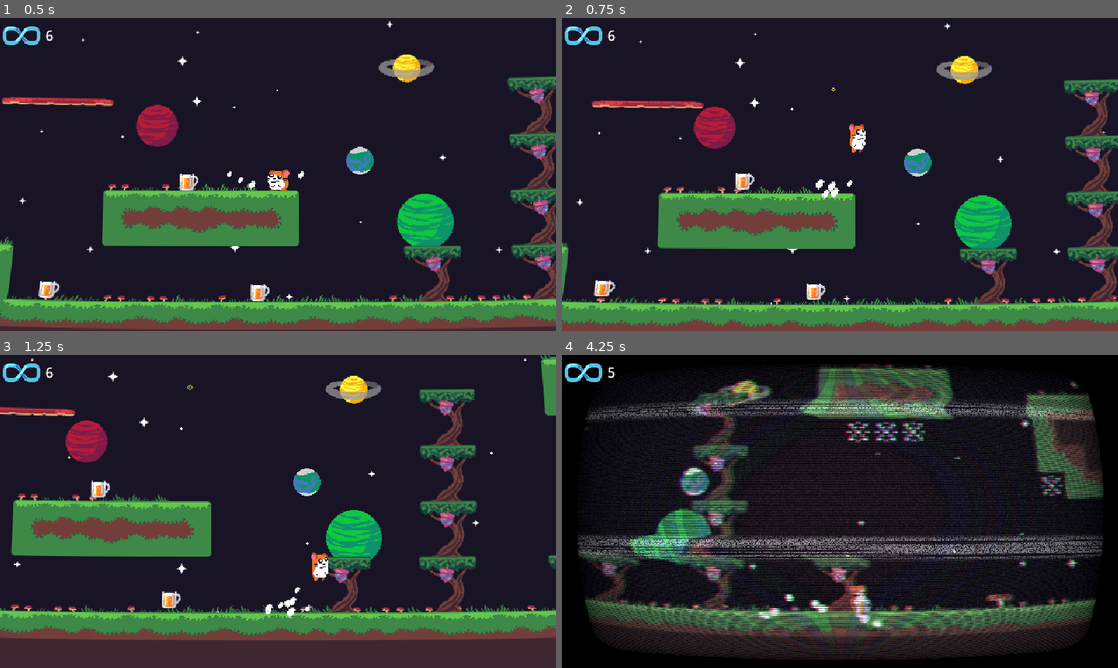
Above: before the commit, frames 1-4 (two rows, left to right).
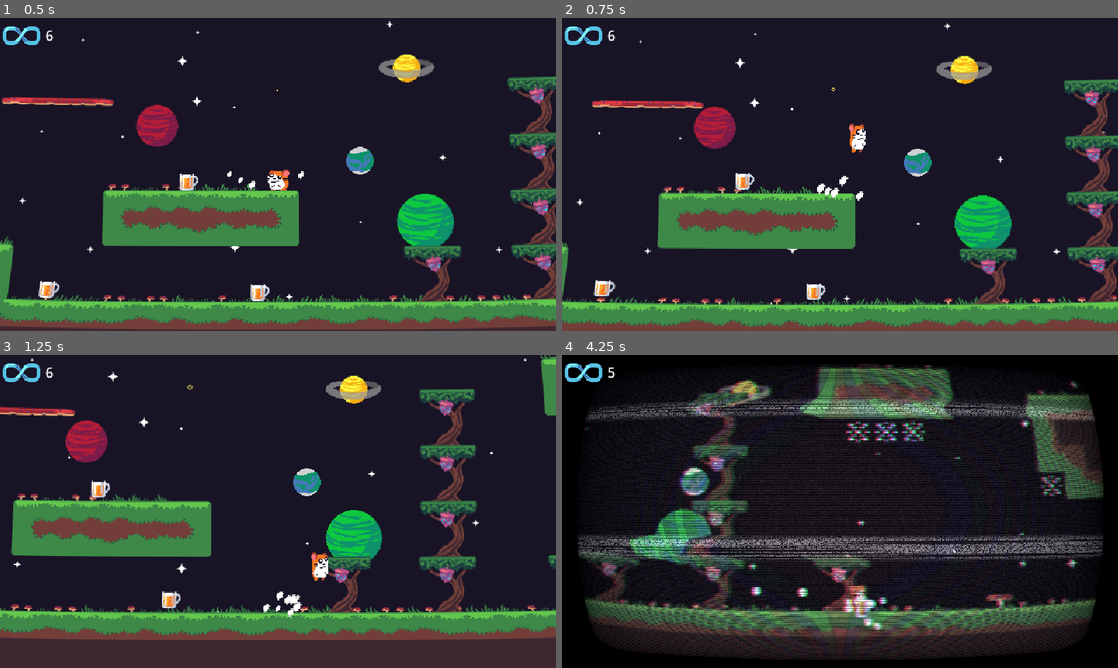
Above: after the commit, the same moments.

Repository: Codex112008/GMTK-2025-Game-Jam
Game: Godot game, scene res://Scenes/Game.tscn
The game is run twice, just before and just after one commit, with the same random seed, the same clock (stepped at 60 frames per second) and the same inputs.
Inputs:
- Up to frame 1 (0.5 s): no input
- Up to frame 2 (0.75 s): hold D (right) from 0.53 s (still down); tap Space (jump) at 0.6 s
- Up to frame 3 (1.25 s): keep holding D (right); tap Space (jump) at 0.77, 1.07 s
- Up to frame 4 (4.25 s): tap Space (jump) at 1.35, 1.52, 1.82, 2.1, 2.85, 3.02, 3.32, 3.6, 3.77, 4.07 s; release D (right) at 2.03 s; hold A (left) 2.03-2.78 s; hold D (right) from 2.78 s (still down)

Frame 1 is identical in both runs. In frame 2, 0.2% of the frame differs, in the area x 45-55%, y 50-59%; in frame 3, 0.2%; in frame 4, 0.7%, in the area x 33-59%, y 74-89%.

Commit message:
player sounds

Diff:
--- a/Scenes/Player.tscn
+++ b/Scenes/Player.tscn
@@ -30,6 +30,13 @@
 [ext_resource type="Texture2D" uid="uid://bwykemji501wp" path="res://Sprites/Player/Walk/hamster_walk5.png" id="19_i2e8t"]
 [ext_resource type="Texture2D" uid="uid://bjrltanv0vut6" path="res://Sprites/Player/hamster_cheeks.png" id="19_m0x7a"]
 [ext_resource type="Texture2D" uid="uid://dlg6nqg80rju3" path="res://Sprites/Particles/dustparticles.png" id="23_i2e8t"]
+[ext_resource type="PackedScene" uid="uid://csdut8ytbu0c5" path="res://Scenes/SoundPlayer.tscn" id="31_wosd6"]
+[ext_resource type="AudioStream" uid="uid://cyh5tybdh6kci" path="res://Audio/Player/sfx_step_grass_l.wav" id="32_avx33"]
+[ext_resource type="AudioStream" uid="uid://cbpbg8i5l3oml" path="res://Audio/Player/03_Step_grass_03.wav" id="33_rxg2u"]
+[ext_resource type="AudioStream" uid="uid://cc54x1ws3y0cl" path="res://Audio/Player/45_Landing_01.wav" id="34_xixlo"]
+[ext_resource type="AudioStream" uid="uid://eunun76qccys" path="res://Audio/Player/61_Hit_03.wav" id="35_bfbt0"]
+[ext_resource type="AudioStream" uid="uid://p2t76rfgfwgm" path="res://Audio/Player/30_Jump_03.wav" id="36_hkrn1"]
+[ext_resource type="AudioStream" uid="uid://dqpukigwr1u6s" path="res://Audio/Player/56_Attack_03.wav" id="37_wpo1r"]
 
 [sub_resource type="Resource" id="Resource_52ee3"]
 script = ExtResource("5_nn08x")
@@ -219,7 +226,7 @@
 _data = [Vector2(0, 0.787398), 0.0, 1.97426, 0, 0, Vector2(0.144068, 1.44348), 0.0, 0.0, 0, 0, Vector2(1, 0), 0.0, 0.0, 0, 0]
 point_count = 3
 
-[node name="Player" type="CharacterBody2D" node_paths=Packed …(251 unchanged characters)… icles", "run_particles", "hit_particles")]
+[node name="Player" type="CharacterBody2D" node_paths=Packed …(251 unchanged characters)… icles", "run_particles", "hit_particles", "footsteps_sound", "landing_sound", "hurt_sound", "jump_sound")]
 collision_layer = 2
 script = ExtResource("1_kyqiw")
 speed = 260.0
@@ -244,6 +251,10 @@
 land_particles = NodePath("Particles/LandParticles")
 run_particles = NodePath("Particles/RunParticles")
 hit_particles = NodePath("Particles/HitParticles")
+footsteps_sound = NodePath("Sounds/FootstepSound")
+landing_sound = NodePath("Sounds/LandingSound")
+hurt_sound = NodePath("Sounds/HurtSound")
+jump_sound = NodePath("Sounds/JumpSound")
 
 [node name="Rewinder" type="Node" parent="."]
 script = ExtResource("4_5ixxa")
@@ -392,4 +403,23 @@
 anim_speed_min = 1.0
 anim_speed_max = 1.0
 
+[node name="Sounds" type="Node2D" parent="."]
+
+[node name="FootstepSound" parent="Sounds" instance=ExtResource("31_wosd6")]
+volume_db = -5.0
+sounds = [ExtResource("32_avx33"), ExtResource("33_rxg2u")]
+sound_wait = 0.3
+
+[node name="LandingSound" parent="Sounds" instance=ExtResource("31_wosd6")]
+volume_db = 2.0
+sounds = [ExtResource("34_xixlo")]
+
+[node name="HurtSound" parent="Sounds" instance=ExtResource("31_wosd6")]
+volume_db = 10.0
+sounds = [ExtResource("35_bfbt0")]
+
+[node name="JumpSound" parent="Sounds" instance=ExtResource("31_wosd6")]
+volume_db = 1.5
+sounds = [ExtResource("36_hkrn1"), ExtResource("37_wpo1r")]
+
 [connection signal="timeout" from="Timers/PreRewindTimer" to="." method="_on_pre_rewind_timeout"]
--- /dev/null
+++ b/Scenes/SoundPlayer.tscn
@@ -0,0 +1,11 @@
+[gd_scene load_steps=2 format=3 uid="uid://csdut8ytbu0c5"]
+
+[ext_resource type="Script" uid="uid://c541fyijs6fkk" path="res://Scripts/SoundPlayer.gd" id="1_kfq4j"]
+
+[node name="SoundPlayer" type="AudioStreamPlayer2D" node_paths=PackedStringArray("wait_play_timer")]
+script = ExtResource("1_kfq4j")
+wait_play_timer = NodePath("WaitPlayTimer")
+
+[node name="WaitPlayTimer" type="Timer" parent="."]
+wait_time = 0.05
+one_shot = true
--- a/Scripts/PlayerController.gd
+++ b/Scripts/PlayerController.gd
@@ -49,6 +49,12 @@
 @export var run_particles : CPUParticles2D
 @export var hit_particles : CPUParticles2D
 
+@export_subgroup("Sounds")
+@export var footsteps_sound : SoundPlayer
+@export var landing_sound : SoundPlayer
+@export var hurt_sound : SoundPlayer
+@export var jump_sound : SoundPlayer
+
 @export_group("OOC References")
 @export var curve_effect_rect : CanvasItem
 @export var camera : CameraFollow
@@ -135,6 +141,8 @@
 	run_particles.emitting = direction && is_on_floor() # if moving have running particles
 	if direction && pre_rewind_timer.time_left == 0:
 		dir = direction
+		if is_on_floor(): # footstep sounds
+			footsteps_sound.play_sound()
 		velocity.x = lerpf(velocity.x, direction * speed, delta * acceleration)
 	else:
 		velocity.x = lerpf(velocity.x, 0, delta * friction)
@@ -165,6 +173,7 @@
 	if (!last_frame_on_floor && is_on_floor()):
 		scale = Vector2(1.25, 0.75)
 		land_particles.restart()
+		landing_sound.play_sound()
 		land_particles.emitting = true
 	if (!is_on_floor() && absf(velocity.y) > 500):
 		scale = Vector2(0.75, 1.25)
@@ -203,6 +212,7 @@
 					take_damage(tile_coords * 32 + Vector2i(16, 16))
 
 func jump():
+	jump_sound.play_sound()
 	jump_particles.restart()
 	jump_particles.emitting = true
 	short_jump_timer.start()
@@ -229,7 +239,8 @@
 
 func take_damage(spike_pos : Vector2):
 	# juice
-	camera.apply_shake(1.5)
+	hurt_sound.play_sound()
+	camera.apply_shake(3)
 	hit_particles.restart()
 	hit_particles.emitting = true
 
--- /dev/null
+++ b/Scripts/SoundPlayer.gd
@@ -0,0 +1,22 @@
+extends AudioStreamPlayer2D
+class_name SoundPlayer
+
+@export var sounds : Array
+@export var sound_wait : float = 0.2
+@export var base_pitch : float = 1
+@export var wait_play_timer : Timer
+
+var ran : RandomNumberGenerator = RandomNumberGenerator.new()
+
+func _ready():
+	wait_play_timer.wait_time = sound_wait
+
+func play_sound():
+	if wait_play_timer.time_left == 0:
+		pitch_scale = base_pitch + ran.randf_range(-0.15, 0.15)
+
+		var sound : AudioStream = sounds.pick_random()
+		stream = sound
+
+		play()
+		wait_play_timer.start()
Not shown, added: Audio/Player/03_Step_grass_03.wav.import
Not shown, added: Audio/Player/30_Jump_03.wav.import
Not shown, added: Audio/Player/45_Landing_01.wav.import
Not shown, added: Audio/Player/56_Attack_03.wav.import
Not shown, added: Audio/Player/61_Hit_03.wav.import
Not shown, added: Audio/Player/sfx_step_grass_l.wav.import
Not shown: 1 places in Scenes/Game.tscn that only renumber resources
Not shown: 1 places in Scenes/Player.tscn that only renumber resources
Not shown, added: Scripts/SoundPlayer.gd.uid
Not shown, added: Audio/Player/03_Step_grass_03.wav
Not shown, added: Audio/Player/30_Jump_03.wav
Not shown, added: Audio/Player/45_Landing_01.wav
(and 4 more such lines)
